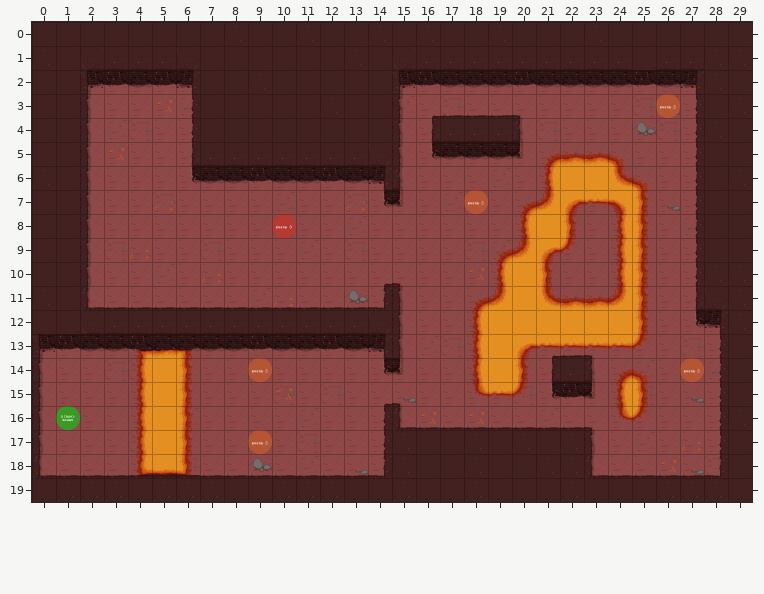
An edit to a level. Tiled map, assets/tilemaps/testMap.tmx. Above, as it was before the edit.
Cells are 64x64 px. Shown: x 0..29, y 0..19.
After the commit:
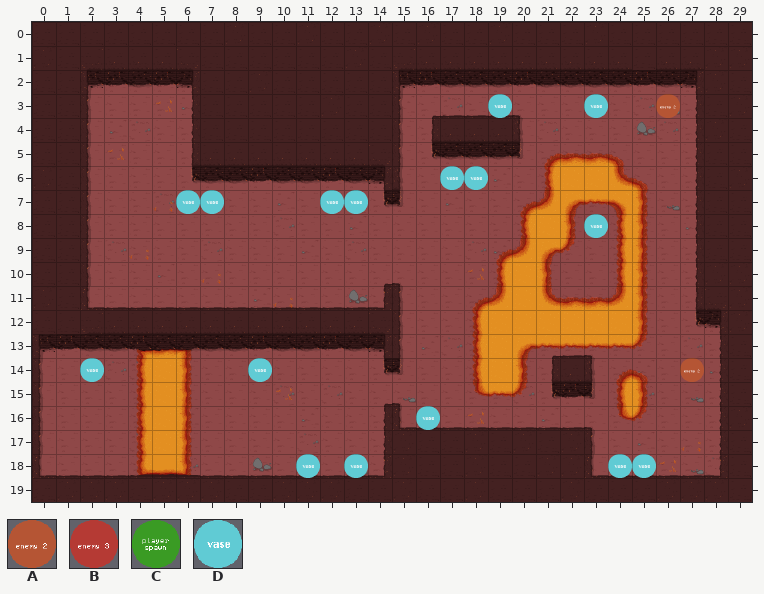
Key: from "tiles 1": A 5, B 6, C 14, D 15.
_ is an empty cell, . an unchanged one.
Edits made:
--- layer "markers"
@@ x 19..23 @@
- 3 _..._
+ 3 D...D
@@ x 6..23 @@
- 6 ...........__.....
- 7 __....__....A.....
- 8 ....B............_
+ 6 ...........DD.....
+ 7 DD....DD...._.....
+ 8 ...._............D
@@ x 2..9 @@
-14 _......A
+14 D......D
@@ x 1..25 @@
-16 C.............._.........
-17 ........A................
-18 .........._._..........__
+16 _..............D.........
+17 ........_................
+18 ..........D.D..........DD
